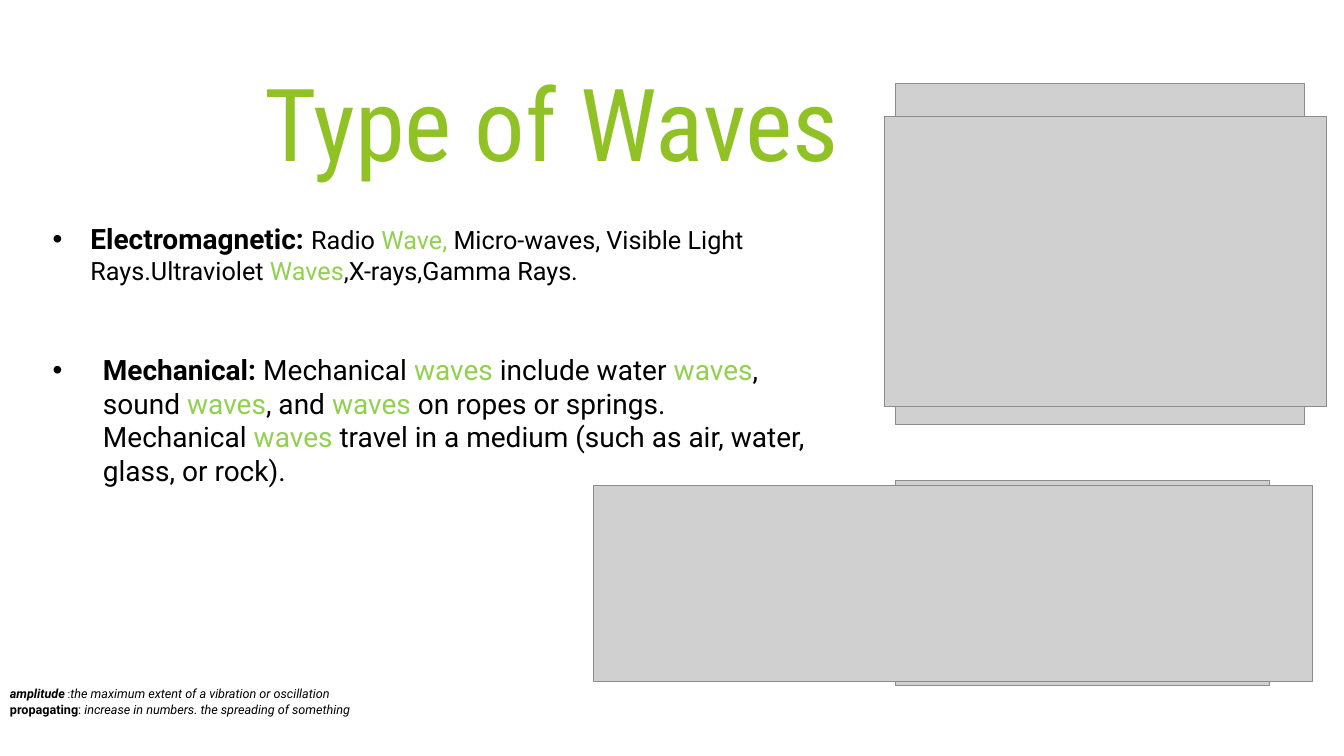
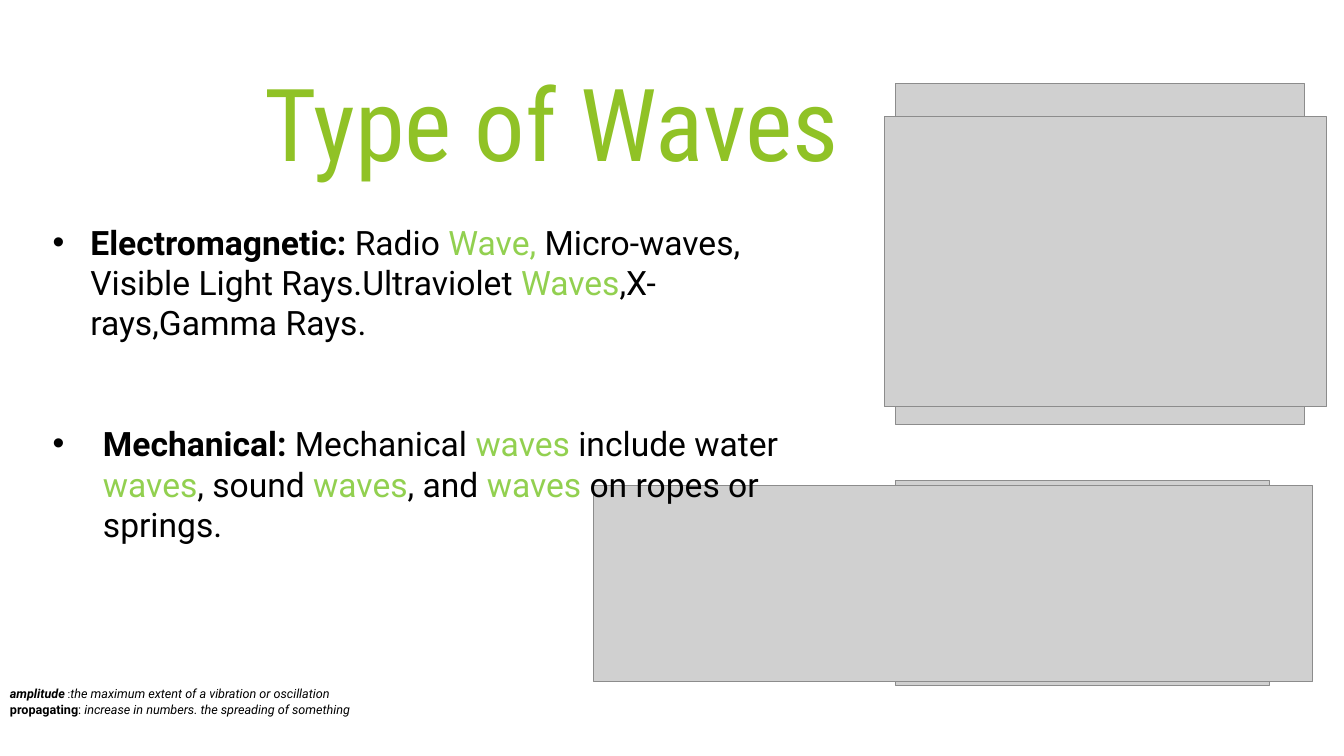
Before and after one commit to FreddyBicandy50/Code_Base, a slide deck: slide 4 of Others/The Physics of Wi-Fi.pptx. Drawn at 1344x756 pixels with LibreOffice and Linux fonts; fonts in the diff are those of the drawing; grey boxes stand for pictures. Boxes give left, top, right and bottom in pixels: in the first picture for what was removed or moved away, otherwise in the second. Text is boxed around its words. In the diff, an @@ line names an element or a change of style, - is before the commit and + after.

```diff
--- a/Others/The Physics of Wi-Fi.pptx
+++ b/Others/The Physics of Wi-Fi.pptx
@@ text at <box>90,229,741,342</box>: size 20 to 24 pt in "Electromagnetic:"; size 18 to 24 pt in "Radio Wave, Micro-waves, Visible Light Rays.Ultraviolet Wave ..." @@
@@ text at <box>103,430,778,544</box>: text changed; size 20 to 24 pt @@
-• Mechanical: Mechanical waves include water waves, sound waves, and waves on ropes or springs. Mechanical waves travel in a medium (such as air, water, glass, or rock).
+• Mechanical: Mechanical waves include water waves, sound waves, and waves on ropes or springs.
```
Also in this commit, not shown: 3 other slides changed.
